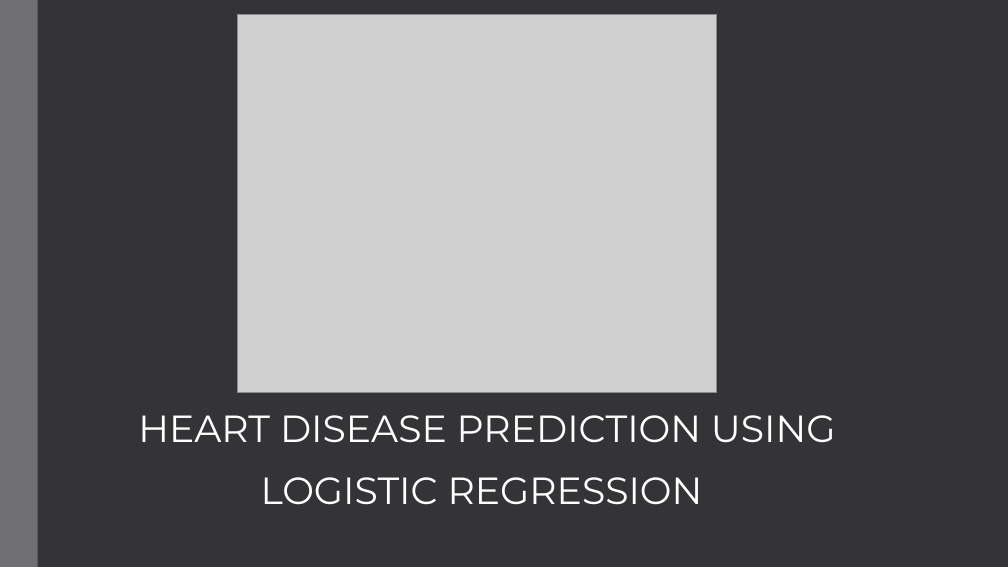
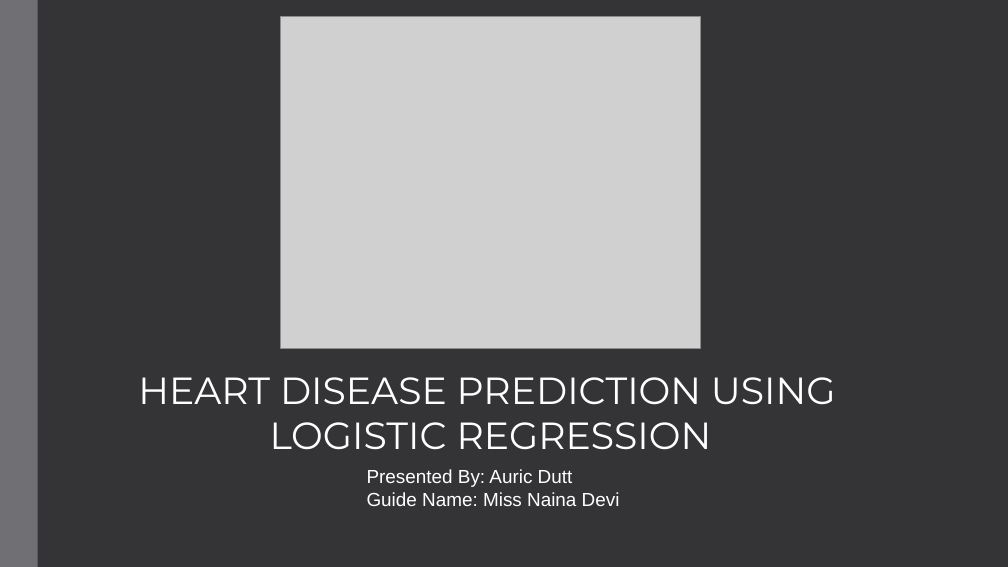
Before and after one commit to auric858/Heart-Disease-Prediction-Model, a slide deck: slide 1 of IBM_project(Auric).pptx. Drawn at 1008x567 pixels with LibreOffice and Linux fonts; fonts in the diff are those of the drawing; grey boxes stand for pictures. Boxes give left, top, right and bottom in pixels: in the first picture for what was removed or moved away, otherwise in the second. Text is boxed around its words. In the diff, an @@ line names an element or a change of style, - is before the commit and + after.

Commit message:
changed ppt

```diff
--- a/IBM_project(Auric).pptx
+++ b/IBM_project(Auric).pptx
@@ picture: place and size @@
-picture at [237,14,716,393]
+picture at [281,16,701,348]
@@ text "HEART DISEASE PREDICTION USING": place and size @@
-text "HEART DISEASE PREDICTION USING" at [138,415,836,443]
+text "HEART DISEASE PREDICTION USING" at [138,377,836,405]
@@ text "LOGISTIC REGRESSION": place and size @@
-text "LOGISTIC REGRESSION" at [261,477,703,505]
+text "LOGISTIC REGRESSION" at [270,422,712,450]
@@ text added at [367,469,620,506], 18 pt, text #FFFFFF @@
+Presented By: Auric Dutt
+Guide Name: Miss Naina Devi
```
Also in this commit, not shown: 2 other slides changed, 1 other file.
